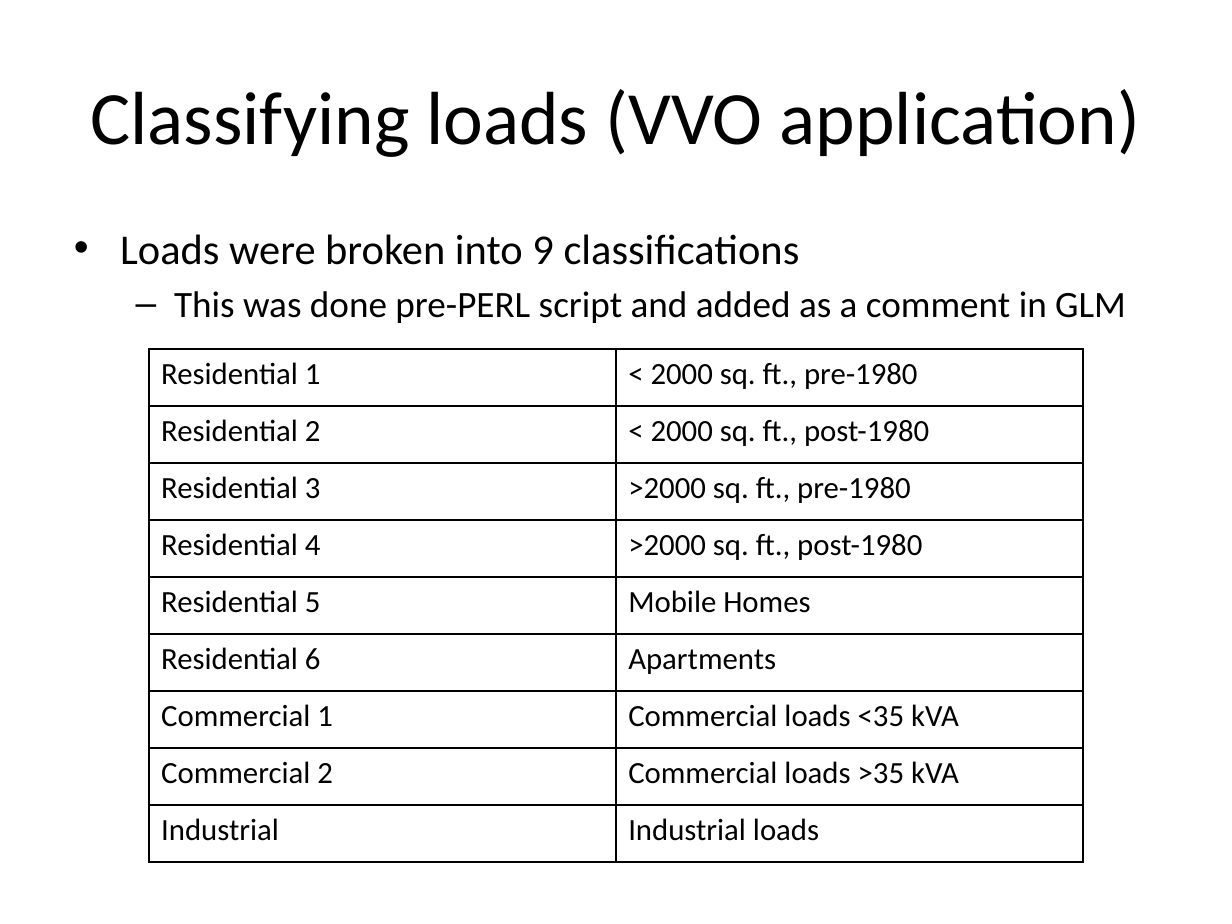
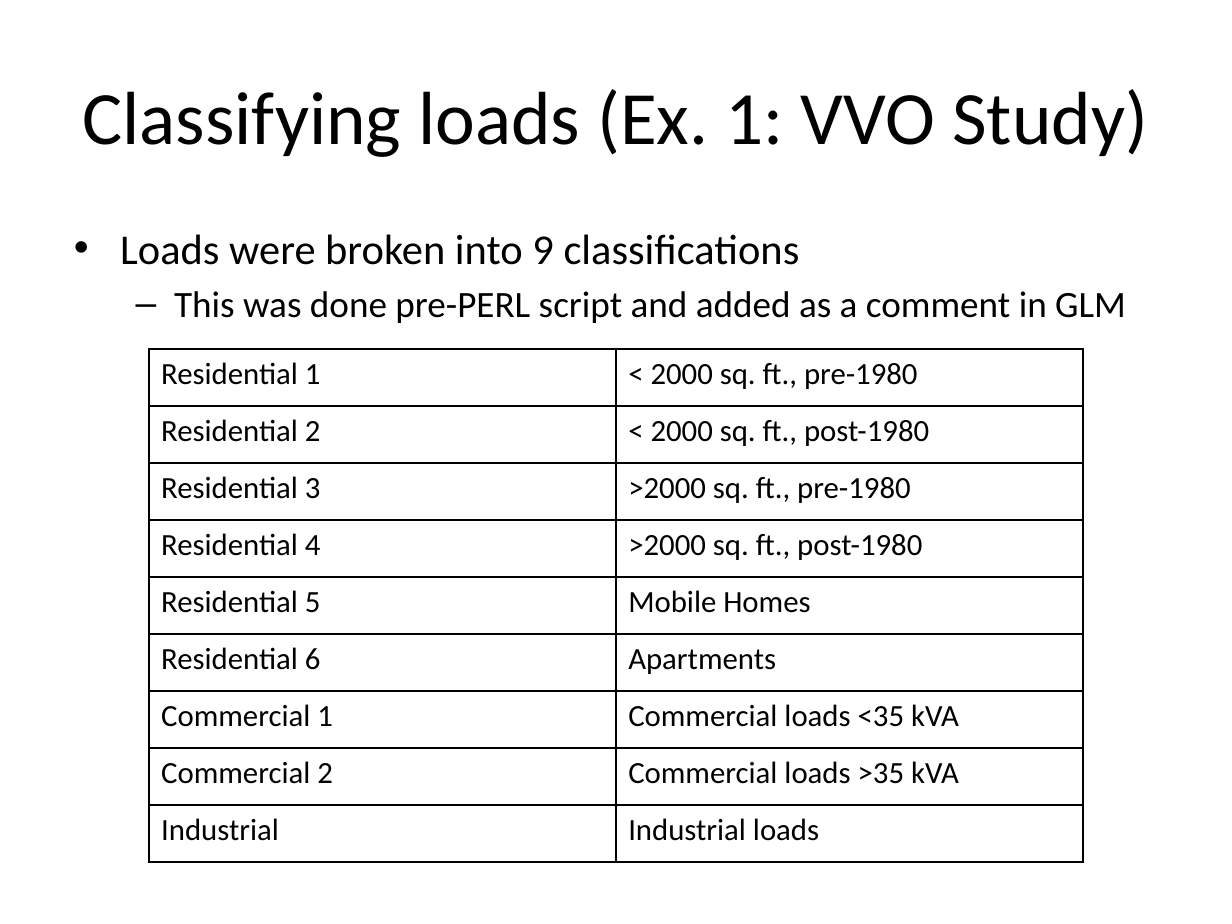
Before and after one commit to gridlab-d/course, a slide deck: slide 18 of ThreeDayCourse_v22/Day3/5.0 - ConvertingFeeders.pptx (slide 17 before the commit). Drawn at 1232x924 pixels with LibreOffice and Linux fonts; fonts in the diff are those of the drawing. Boxes give left, top, right and bottom in pixels: in the first picture for what was removed or moved away, otherwise in the second. Text is boxed around its words. In the diff, an @@ line names an element or a change of style, - is before the commit and + after.

```diff
--- a/ThreeDayCourse_v22/Day3/5.0 - ConvertingFeeders.pptx
+++ b/ThreeDayCourse_v22/Day3/5.0 - ConvertingFeeders.pptx
@@ title at box(82, 89, 1148, 157): text changed @@
-Classifying loads (VVO application)
+Classifying loads (Ex. 1: VVO Study)
```
Also in this commit, not shown: 9 other slides changed, 1 slide added.
